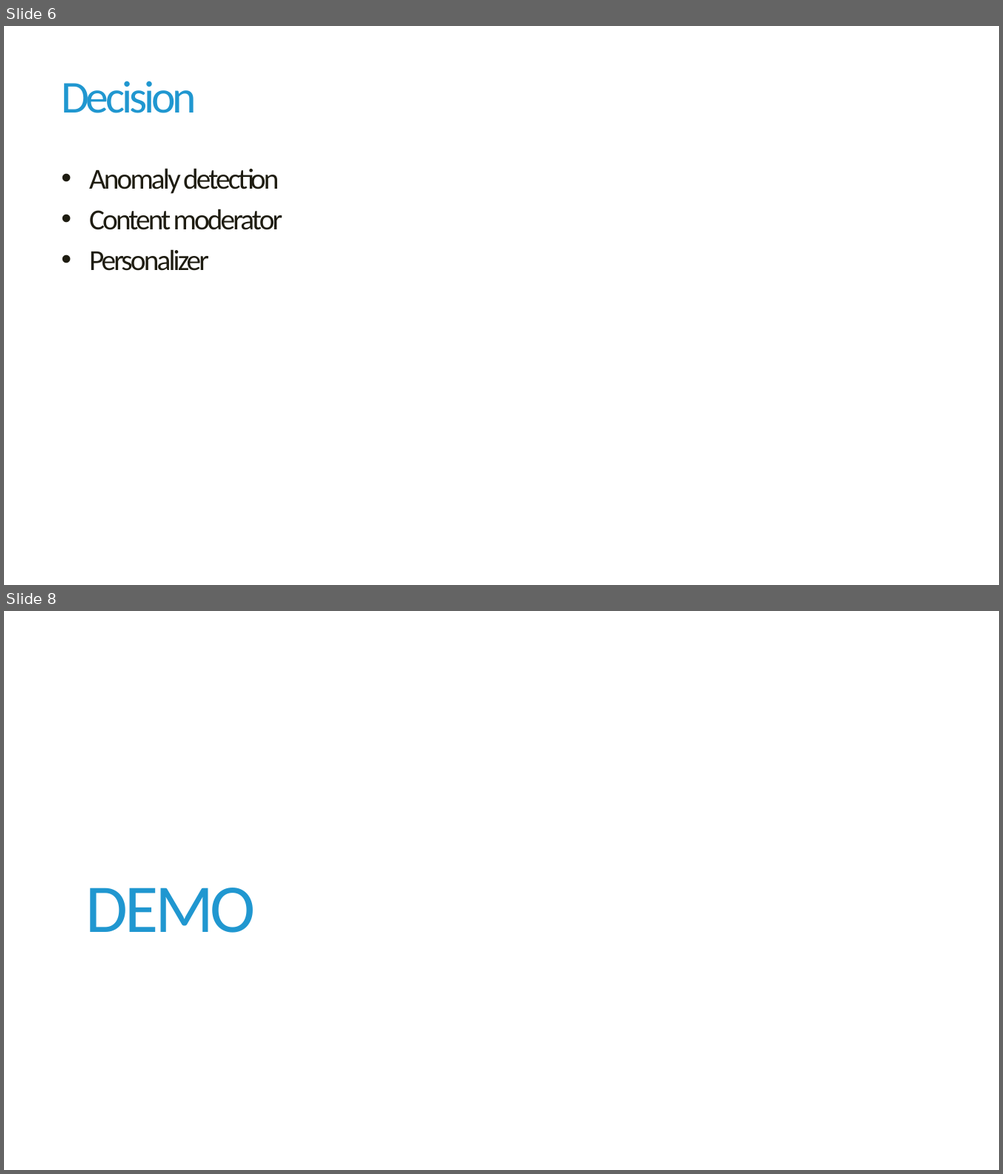
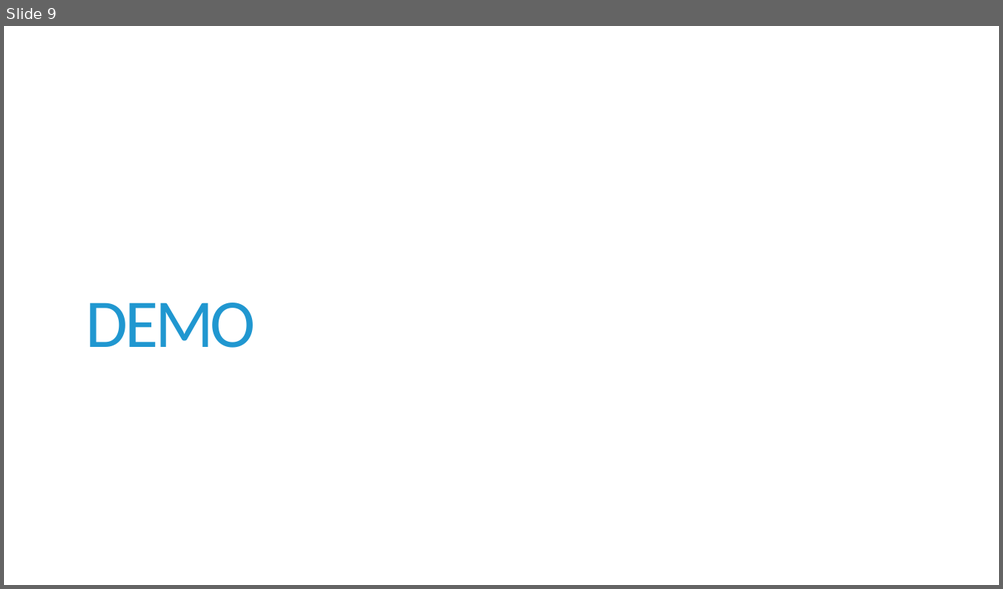
Before and after one commit to havit/CloudApplicationsDevelopment, a slide deck: Lab8-CognitiveServices/Cognitive-services.pptx. Shown one above the other, each under a label of ours: slides 6 and 8 before the commit, slide 9 after it; the slides between them are not shown. The pictures are 1003x1174 and 1003x589 pixels, drawn with LibreOffice and Linux fonts; fonts in the diff are those of the drawing; background and template pictures are left out. Boxes give left, top, right and bottom in pixels: in the first picture for what was removed or moved away, otherwise in the second. Text is boxed around its words. In the diff, an @@ line names an element or a change of style, - is before the commit and + after.

```diff
--- a/Lab8-CognitiveServices/Cognitive-services.pptx
+++ b/Lab8-CognitiveServices/Cognitive-services.pptx
@@ slide 6 removed at [4, 26, 999, 585], background #FFFFFF @@
@@ title removed at [61, 81, 196, 113] @@
-Decision
@@ text removed at [89, 168, 283, 271] @@
-• Anomaly detection
-• Content moderator
-• Personalizer
@@ what was slide 8 is now slide 9 @@
```
Also in this commit, not shown: 6 slides changed, 2 slides added.
